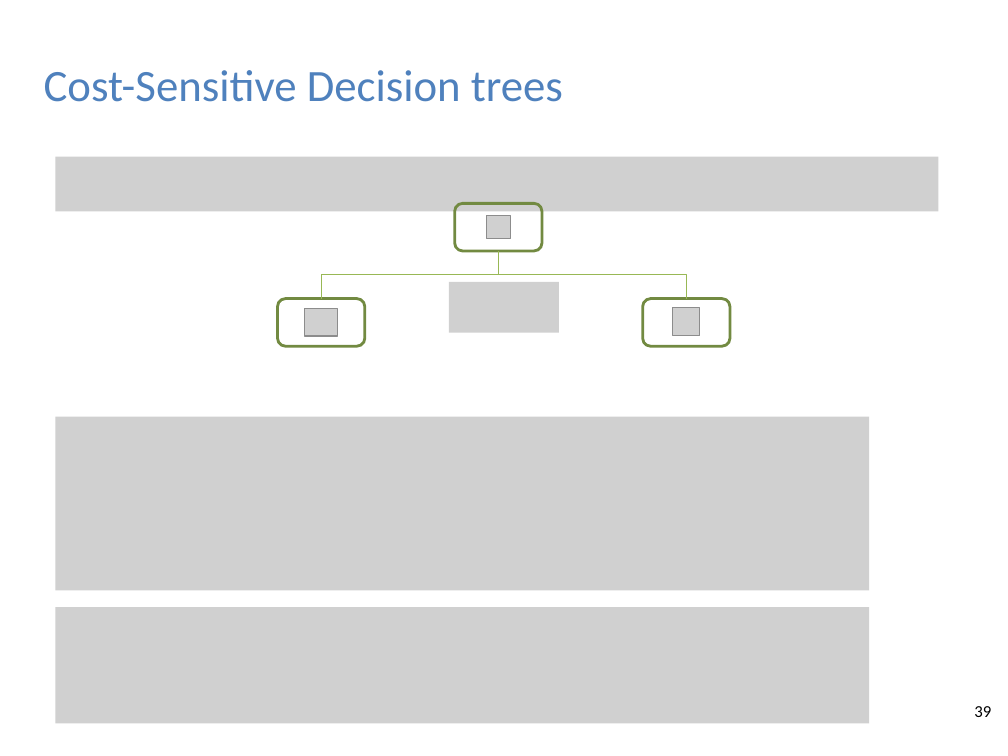
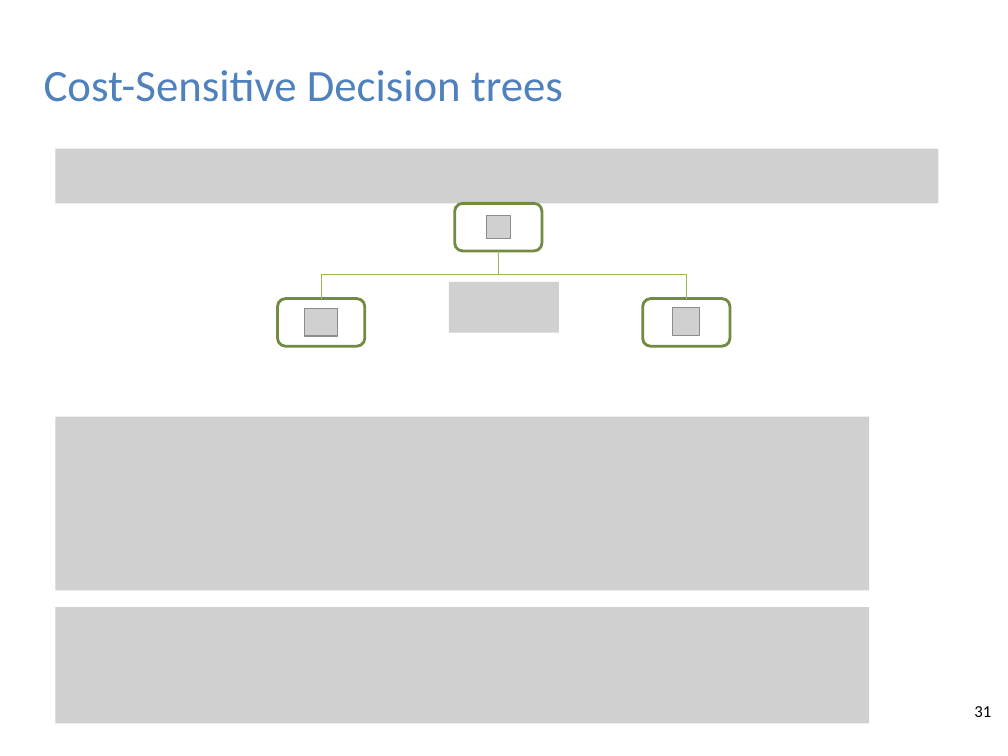
Before and after one commit to albahnsen/phd-thesis, a slide deck: slide 31 of slides/Thesis_ExampleDependentCostSensitiveClassification_slides.pptx (slide 39 before the commit). Drawn at 1008x756 pixels with LibreOffice and Linux fonts; fonts in the diff are those of the drawing; grey boxes stand for pictures; background and template pictures are left out. Boxes give left, top, right and bottom in pixels: in the first picture for what was removed or moved away, otherwise in the second. Text is boxed around its words. In the diff, an @@ line names an element or a change of style, - is before the commit and + after.

```diff
--- a/slides/Thesis_ExampleDependentCostSensitiveClassification_slides.pptx
+++ b/slides/Thesis_ExampleDependentCostSensitiveClassification_slides.pptx
@@ picture moved from (x1=55, y1=156, x2=938, y2=211) to (x1=55, y1=149, x2=938, y2=204) @@
@@ page number at (x1=974, y1=706, x2=991, y2=717): text changed @@
-39
+31
```
Also in this commit, not shown: 10 other slides changed, 8 slides removed.
